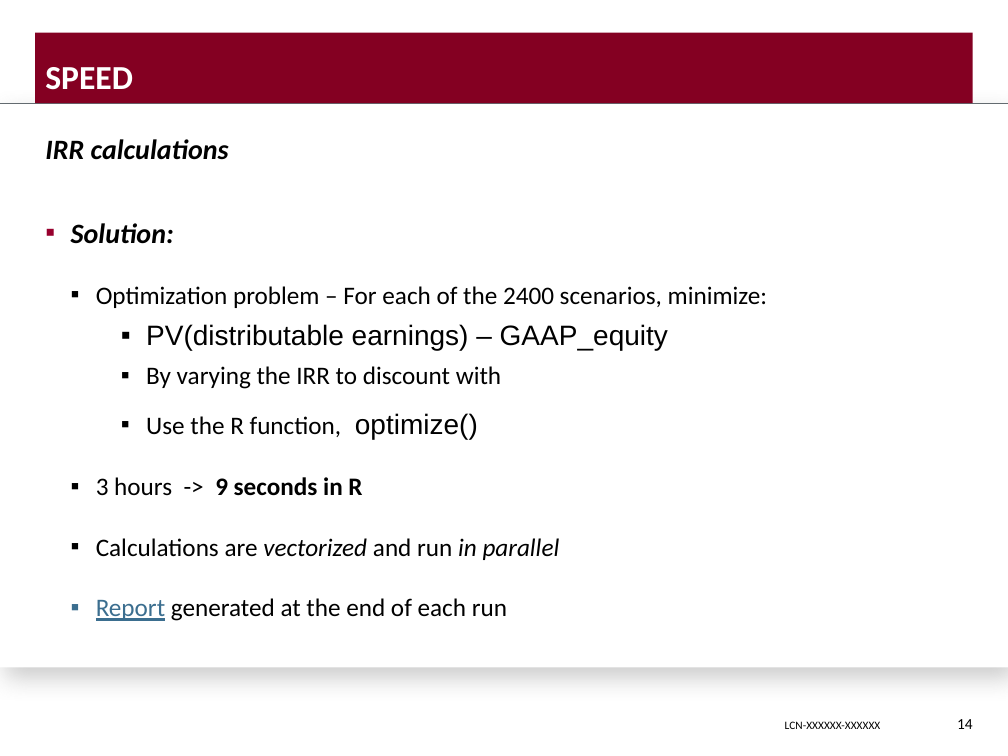
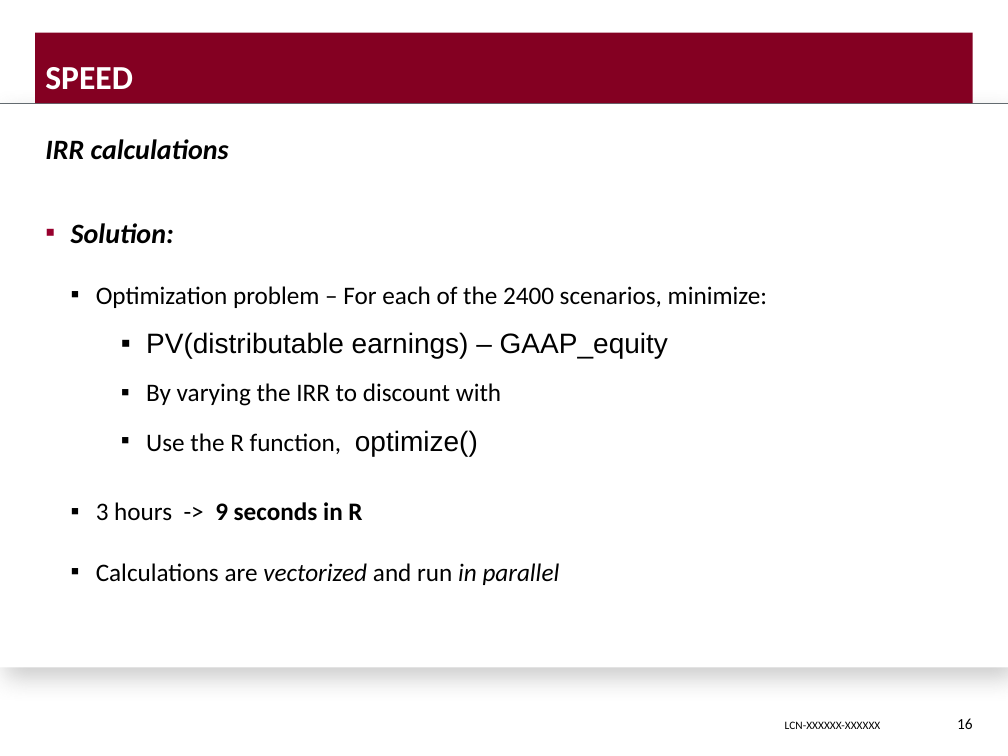
Before and after one commit to DavisVaughan/slides, a slide deck: slide 16 of final-presentation/final-presentation-davis-vaughan.pptx (slide 14 before the commit). Drawn at 1008x756 pixels with LibreOffice and Linux fonts; fonts in the diff are those of the drawing; background and template pictures are left out. Boxes give left, top, right and bottom in pixels: in the first picture for what was removed or moved away, otherwise in the second. Text is boxed around its words. In the diff, an @@ line names an element or a change of style, - is before the commit and + after.

```diff
--- a/final-presentation/final-presentation-davis-vaughan.pptx
+++ b/final-presentation/final-presentation-davis-vaughan.pptx
@@ text at <box>96,286,767,456</box>: more space between paragraphs @@
@@ text at <box>96,598,507,621</box>: paragraph removed @@
-  ▪ Report generated at the end of each run
@@ page number at <box>957,718,973,729</box>: text changed @@
-14
+16
```
Also in this commit, not shown: 11 other slides changed, 2 slides added, 3 slides removed, 2 other files.
